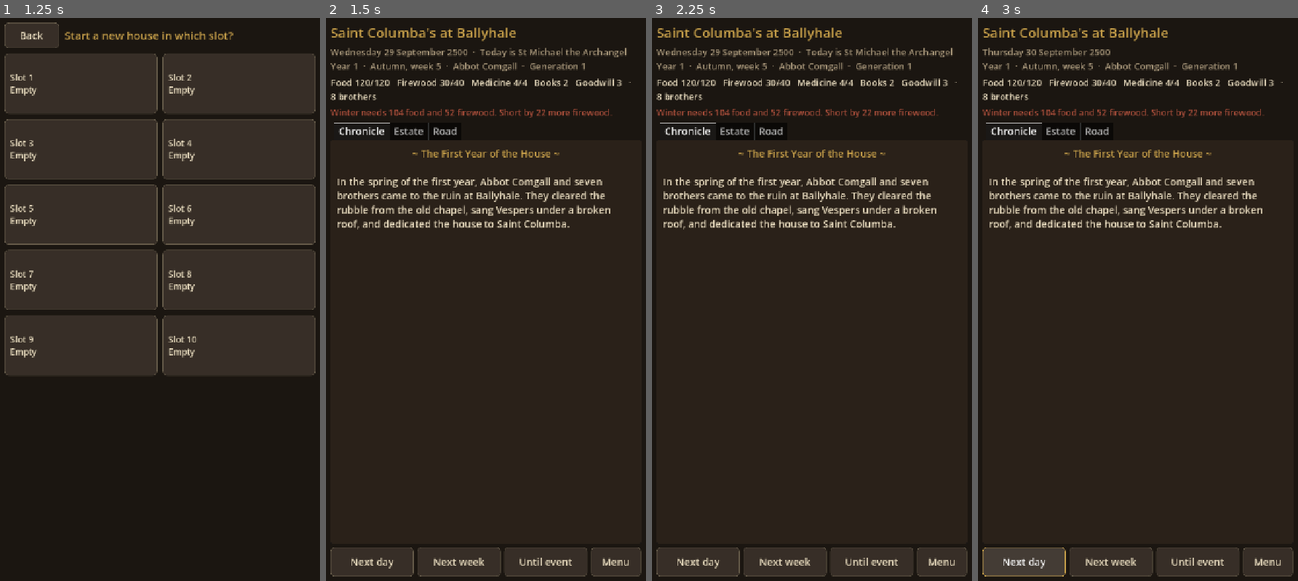
Above: before the commit, frames 1-4 (left to right).
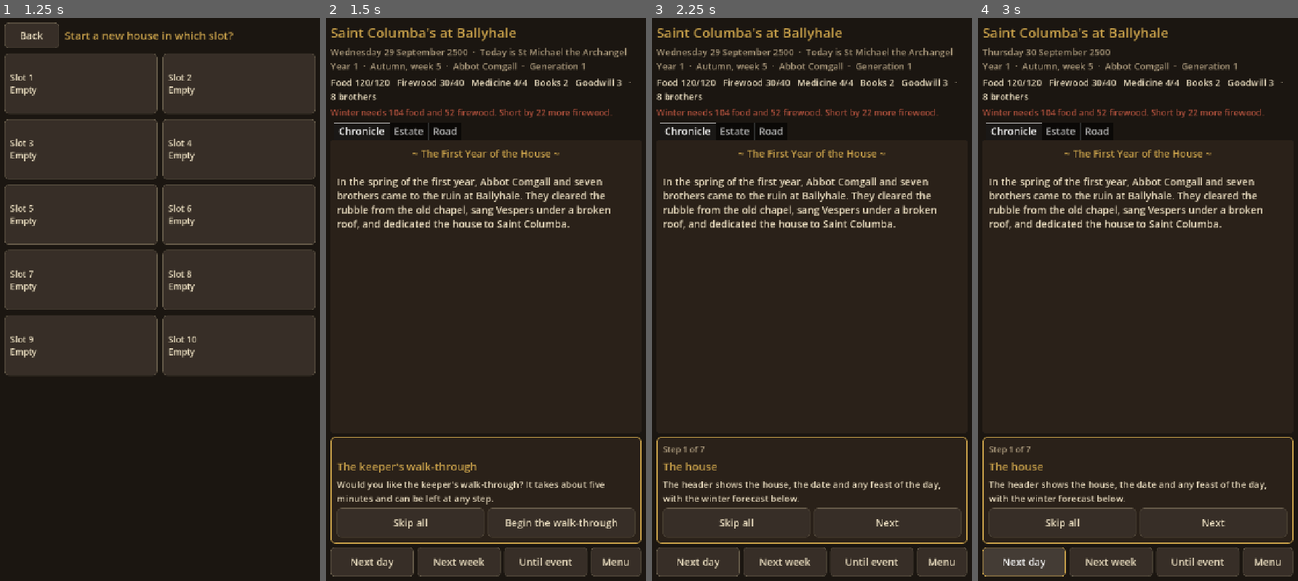
Above: after the commit, the same moments.

Repository: cavaleirobrancopensante/The-Annals
Game: Godot game, scene res://scenes/menu.tscn
Same seed, same stepped clock (60 frames per second), same inputs: the game is played once before the commit and once after it.
Inputs (mouse positions are in pixels of both pictures, inside the frame that each line leads up to):
- Up to frame 1 (1.25 s): click "New house" at 0.5 s
- Up to frame 2 (1.5 s): click "Slot 1 Empty" at 1.25 s
- Up to frame 3 (2.25 s): click (888, 524) at 2 s, where only the run after the commit has a clickable "Begin the walk-through"
- Up to frame 4 (3 s): click "Next day" at 2.75 s

Frame 1 is identical in both runs. In frame 2, 2.4% of the frame differs, in the area x 1-99%, y 74-94%; in frame 3, 2.0%; in frame 4, 2.0%.

Commit message:
Tutorial: the keeper's walk-through on every new house
- Offered once per new house: Begin the walk-through, or Skip all.
- Seven coach cards (the house, the estate, time, first choice, the road, skills and paths, the menu), each with Next and Skip all; the tabs follow the step.
- State is saved with the house; houses saved before it are never offered it.
- Replay the walk-through from the house's Settings.
- Text in English, Brazilian Portuguese and Spanish.

Co-Authored-By: Claude Haiku 5.5 <noreply@anthropic.com>
Claude-Session: https://claude.ai/code/session_01RGTv9gHFZVCefX9kd8APwz

Diff:
--- a/project.godot
+++ b/project.godot
@@ -30,6 +30,7 @@
 EventEngine="*res://scripts/autoload/event_engine.gd"
 Game="*res://scripts/autoload/game.gd"
 Settings="*res://scripts/autoload/settings.gd"
+Tutorial="*res://scripts/autoload/tutorial.gd"
 SaveSystem="*res://scripts/autoload/save_system.gd"
 
 [display]
--- a/scripts/autoload/game.gd
+++ b/scripts/autoload/game.gd
@@ -8,6 +8,7 @@
 
 
 func new_game(seed_value: int = -1) -> void:
+	Tutorial.start_offer()
 	Oracle.start(seed_value)
 	WorldState.new_game()
 	Chronicle.clear()
--- a/scripts/autoload/save_system.gd
+++ b/scripts/autoload/save_system.gd
@@ -35,6 +35,7 @@
 		"road": Road.to_dict(),
 		"rule": Rule.to_dict(),
 		"skirmish": Skirmish.to_dict(),
+		"tutorial": Tutorial.to_dict(),
 	}
 
 
@@ -92,6 +93,8 @@
 	Road.from_dict(data.get("road", {}))
 	Rule.from_dict(data.get("rule", {}))
 	Skirmish.from_dict(data.get("skirmish", {}))
+	# Houses saved before the walk-through existed are never offered it.
+	Tutorial.from_dict(data.get("tutorial", {"state": "done"}))
 	slot = n
 	Settings.set_last_slot(n)
 	if not data.has("summary"):
--- /dev/null
+++ b/scripts/autoload/tutorial.gd
@@ -0,0 +1,62 @@
+extends Node
+## The keeper's walk-through for a new house: an offer, then seven coach cards with Skip all on each.
+## The state is kept in the house's save, so a house is offered it once. Older houses are never offered it.
+## The text is in strings.gd; the screen is in main.gd.
+
+## Each step names its text keys (tut.<name>.title / .text) and the tab it opens (0 chronicle, 1 estate, 2 road).
+const STEPS := [
+	{"name": "house", "tab": 0},
+	{"name": "estate", "tab": 1},
+	{"name": "time", "tab": 0},
+	{"name": "choice", "tab": 0},
+	{"name": "road", "tab": 2},
+	{"name": "paths", "tab": 1},
+	{"name": "menu", "tab": 0},
+]
+
+## "offer" before the walk-through is begun, "active" while it runs, "done" once it is finished or skipped.
+var state := "done"
+var step := 0
+
+
+func start_offer() -> void:
+	state = "offer"
+	step = 0
+
+
+func begin() -> void:
+	state = "active"
+	step = 0
+
+
+func next() -> void:
+	if step + 1 >= STEPS.size():
+		finish()
+	else:
+		step += 1
+
+
+func is_last() -> bool:
+	return step + 1 >= STEPS.size()
+
+
+func finish() -> void:
+	state = "done"
+	step = 0
+
+
+func current_name() -> String:
+	return str(STEPS[step]["name"])
+
+
+func tab() -> int:
+	return int(STEPS[step]["tab"])
+
+
+func to_dict() -> Dictionary:
+	return {"state": state, "step": step}
+
+
+func from_dict(d: Dictionary) -> void:
+	state = str(d.get("state", "done"))
+	step = clampi(int(d.get("step", 0)), 0, STEPS.size() - 1)
--- a/scripts/ui/main.gd
+++ b/scripts/ui/main.gd
@@ -33,6 +33,13 @@
 var controls_box: HBoxContainer
 var fallen_box: VBoxContainer
 var settings_sheet: PanelContainer
+var tutorial_box: PanelContainer
+var _tut_step: Label
+var _tut_title: Label
+var _tut_text: Label
+var _tut_begin: Button
+var _tut_next: Button
+var _tut_skip: Button
 var _built_key := ""
 var notice_dialog: AcceptDialog
 var confirm_dialog: ConfirmationDialog
@@ -55,6 +62,8 @@
 	Settings.changed.connect(_on_settings_changed, CONNECT_DEFERRED)
 	_render_chronicle()
 	_refresh()
+	if Tutorial.state == "active":
+		_show_tutorial_tab()
 	if Game.waiting():
 		_show_event(Game.current_view())
 
@@ -120,6 +129,32 @@
 	choices_box.add_theme_constant_override("separation", 8)
 	ev.add_child(choices_box)
 
+	tutorial_box = PanelContainer.new()
+	tutorial_box.add_theme_stylebox_override("panel", _box(PANEL, GOLD, 2, 10, 14))
+	tutorial_box.visible = false
+	root.add_child(tutorial_box)
+	var tut := VBoxContainer.new()
+	tut.add_theme_constant_override("separation", 8)
+	tutorial_box.add_child(tut)
+	_tut_step = _label(18, DIM)
+	tut.add_child(_tut_step)
+	_tut_title = _label(24, GOLD)
+	tut.add_child(_tut_title)
+	_tut_text = _label(20, PARCHMENT)
+	tut.add_child(_tut_text)
+	var tut_row := HBoxContainer.new()
+	tut_row.add_theme_constant_override("separation", 8)
+	tut.add_child(tut_row)
+	_tut_skip = _button(tr("tut.skip_all"))
+	_tut_skip.pressed.connect(_on_tut_skip)
+	tut_row.add_child(_tut_skip)
+	_tut_next = _button(tr("tut.next"))
+	_tut_next.pressed.connect(_on_tut_next)
+	tut_row.add_child(_tut_next)
+	_tut_begin = _button(tr("tut.begin"))
+	_tut_begin.pressed.connect(_on_tut_begin)
+	tut_row.add_child(_tut_begin)
+
 	settings_sheet = PanelContainer.new()
 	settings_sheet.size_flags_vertical = Control.SIZE_EXPAND_FILL
 	settings_sheet.add_theme_stylebox_override("panel", _box(PANEL, GOLD, 2, 10, 16))
@@ -130,7 +165,9 @@
 	settings_sheet.add_child(settings_scroll)
 	var settings_panel := SettingsPanel.new()
 	settings_panel.size_flags_horizontal = Control.SIZE_EXPAND_FILL
+	settings_panel.show_replay = true
 	settings_panel.back_pressed.connect(_close_settings)
+	settings_panel.replay_pressed.connect(_replay_tutorial)
 	settings_scroll.add_child(settings_panel)
 
 	controls_box = HBoxContainer.new()
@@ -231,6 +268,7 @@
 	controls_box.visible = controls_box.visible and not sheet_open
 	tabs.visible = not sheet_open
 	settings_sheet.visible = sheet_open
+	_refresh_tutorial()
 
 
 func _winter_short() -> bool:
@@ -727,6 +765,57 @@
 	tabs.visible = false
 	event_panel.visible = false
 	controls_box.visible = false
+	tutorial_box.visible = false
+
+
+func _refresh_tutorial() -> void:
+	var on := Tutorial.state != "done" and not WorldState.fallen and not Game.waiting() and not settings_sheet.visible
+	tutorial_box.visible = on
+	if not on:
+		return
+	if Tutorial.state == "offer":
+		_tut_step.text = ""
+		_tut_title.text = tr("tut.offer_title")
+		_tut_text.text = tr("tut.offer_text")
+		_tut_begin.visible = true
+		_tut_next.visible = false
+	else:
+		var name := Tutorial.current_name()
+		_tut_step.text = tr("tut.step_of") % [Tutorial.step + 1, Tutorial.STEPS.size()]
+		_tut_title.text = tr("tut.%s.title" % name)
+		_tut_text.text = tr("tut.%s.text" % name)
+		_tut_begin.visible = false
+		_tut_next.visible = true
+		_tut_next.text = tr("tut.finish") if Tutorial.is_last() else tr("tut.next")
+	_tut_skip.visible = true
+
+
+func _show_tutorial_tab() -> void:
+	if Tutorial.state == "active":
+		tabs.current_tab = Tutorial.tab()
+
+
+func _on_tut_begin() -> void:
+	Tutorial.begin()
+	_show_tutorial_tab()
+	_refresh()
+
+
+func _on_tut_next() -> void:
+	Tutorial.next()
+	_show_tutorial_tab()
+	_refresh()
+
+
+func _on_tut_skip() -> void:
+	Tutorial.finish()
+	_refresh()
+
+
+func _replay_tutorial() -> void:
+	Tutorial.begin()
+	_close_settings()
+	_show_tutorial_tab()
 
 
 func _close_settings() -> void:
--- a/scripts/ui/settings_panel.gd
+++ b/scripts/ui/settings_panel.gd
@@ -3,6 +3,10 @@
 ## The settings list: language flags, text size, two toggles. Used by the main menu and the house's menu sheet.
 
 signal back_pressed
+signal replay_pressed
+
+## Shows the walk-through replay button; only inside a house.
+var show_replay := false
 
 var _flag_buttons := {}
 var _size_buttons := {}
@@ -50,6 +54,10 @@
 	_hint_button = _toggle(tr("settings.hints"), Settings.hints, _on_hints)
 	_confirm_button = _toggle(tr("settings.confirm_close"), Settings.confirm_close, _on_confirm)
 
+	if show_replay:
+		var rep := Style.button(tr("tut.replay"), 64)
+		rep.pressed.connect(func(): replay_pressed.emit())
+		add_child(rep)
 	var back := Style.button(tr("menu.back"), 64)
 	back.pressed.connect(func(): back_pressed.emit())
 	add_child(back)
--- a/scripts/ui/strings.gd
+++ b/scripts/ui/strings.gd
@@ -51,6 +51,28 @@
 	"house.saved_to": ["Saved to:\n%s", "Salvo em:\n%s", "Guardado en:\n%s"],
 	"house.not_saved": ["Could not save the file.", "Não foi possível salvar o arquivo.", "No se pudo guardar el archivo."],
 	"house.next_text": ["The house is a text game. Use Next day, Next week or Until event to move the clock.", "A casa é u …(200 unchanged characters)…
+	"tut.offer_title": ["The keeper's walk-through", "O passeio do guardião", "El recorrido del guardián"],
+	"tut.offer_text": ["Would you like the keeper's walk-through? It takes about five minutes and can be left at any step.", "Quer o passeio guiado pelo guardião? Leva cerca de cinco minutos e pode ser deixado em qualquer passo.", "¿Quieres el recorrido del guardián? Dura unos cinco minutos y puedes dejarlo en cualquier paso."],
+	"tut.begin": ["Begin the walk-through", "Começar o passeio", "Empezar el recorrido"],
+	"tut.next": ["Next", "Próximo", "Siguiente"],
+	"tut.finish": ["Finish", "Concluir", "Terminar"],
+	"tut.skip_all": ["Skip all", "Pular tudo", "Saltar todo"],
+	"tut.step_of": ["Step %d of %d", "Passo %d de %d", "Paso %d de %d"],
+	"tut.replay": ["Replay the walk-through", "Refazer o passeio", "Repetir el recorrido"],
+	"tut.house.title": ["The house", "A casa", "La casa"],
+	"tut.house.text": ["The header shows the house, the date and any feast of the day, with the winter forecast below.", "O topo mostra a casa, a data e a festa do dia, com a previsão do inverno logo abaixo.", "El encabezado muestra la casa, la fecha y la fiesta del día, con el pronóstico del invierno debajo."],
+	"tut.estate.title": ["The estate", "A propriedade", "La propiedad"],
+	"tut.estate.text": ["Each brother has a job, chosen from the drop-down beside his name. Brothers at work build their skills.", "Cada irmão tem um trabalho, escolhido na lista ao lado do nome. Quem trabalha desenvolve suas habilidades.", "Cada hermano tiene un oficio, elegido en la lista junto a su nombre. Quien trabaja desarrolla sus habilidades."],
+	"tut.time.title": ["Time", "O tempo", "El tiempo"],
+	"tut.time.text": ["Next day, Next week and Until event move the clock. The forecast turns red when the winter stores are short.", "Próximo dia, Próxima semana e Até o evento movem o relógio. A previsão fica vermelha quando as reservas do inverno estão baixas.", "Día siguiente, Semana siguiente y Hasta el evento mueven el reloj. El pronóstico se pone rojo cuando las reservas del invierno escasean."],
+	"tut.choice.title": ["Your first choice", "Sua primeira escolha", "Tu primera decisión"],
+	"tut.choice.text": ["When something needs a decision, the event sheet opens. A choice in brackets is a check: 2d6 plus the brother's stat and skill against the difficulty.", "Quando algo exige uma decisão, abre-se a folha do evento. Uma escolha entre colchetes é um teste: 2d6 mais o atributo e a habilidade do irmão contra a dificuldade.", "Cuando algo requiere una decisión, se abre la hoja del evento. Una opción entre corchetes es una prueba: 2d6 más el atributo y la habilidad del hermano contra la dificultad."],
+	"tut.road.title": ["The road", "A estrada", "El camino"],
+	"tut.road.text": ["Tap a place on the map, choose brothers at home and send the party. Parties take weeks to walk there and back.", "Toque num lugar do mapa, escolha irmãos em casa e envie o grupo. A viagem leva semanas, ida e volta.", "Toca un lugar del mapa, elige hermanos en casa y envía el grupo. El viaje dura semanas, ida y vuelta."],
+	"tut.paths.title": ["Skills and paths", "Habilidades e caminhos", "Habilidades y caminos"],
+	"tut.paths.text": ["Skills grow by work and training. A brother's path shows as ? until an event reveals it.", "As habilidades crescem com o trabalho e o treino. O caminho de um irmão aparece como ? até um evento revelá-lo.", "Las habilidades crecen con el trabajo y el entrenamiento. El camino de un hermano aparece como ? hasta que un evento lo revele."],
+	"tut.menu.title": ["The menu", "O menu", "El menú"],
+	"tut.menu.text": ["The Menu button saves the chronicle as text, opens Settings and returns you to the main menu. You can replay this walk-through from Settings.", "O botão Menu salva a crônica em texto, abre as Configurações e leva ao menu principal. Você pode refazer este passeio em Configurações.", "El botón Menú guarda la crónica como texto, abre Ajustes y te lleva al menú principal. Puedes repetir este recorrido desde Ajustes."],
 }
 
 
--- /dev/null
+++ b/tests/tutorial_test.gd
@@ -0,0 +1,46 @@
+extends SceneTree
+## Checks the walk-through's states: the offer, the seven steps, skipping, replay, and the save round trip.
+## godot --headless --path . --script res://tests/tutorial_test.gd
+
+var failures := 0
+var ran := false
+
+
+func _process(_delta: float) -> bool:
+	if ran:
+		return false
+	ran = true
+	var tu = root.get_node("Tutorial")
+	var game = root.get_node("Game")
+	game.new_game()
+	_expect("a new house is offered the walk-through", tu.state, "offer")
+	tu.begin()
+	_expect("beginning starts at the first step", [tu.state, tu.step, tu.current_name()], ["active", 0, "house"])
+	for i in tu.STEPS.size() - 1:
+		tu.next()
+	_expect("the last step is reached", [tu.step, tu.is_last()], [tu.STEPS.size() - 1, true])
+	tu.next()
+	_expect("finishing the last step ends the walk-through", tu.state, "done")
+	tu.begin()
+	tu.finish()
+	_expect("skip all ends it at once", tu.state, "done")
+	tu.begin()
+	_expect("replay starts again from the first step", [tu.state, tu.step], ["active", 0])
+	var saved: Dictionary = tu.to_dict()
+	tu.finish()
+	tu.from_dict(saved)
+	_expect("the state survives a save", [tu.state, tu.step], ["active", 0])
+	tu.from_dict({})
+	_expect("a save without a walk-through is never offered it", tu.state, "done")
+	tu.finish()
+	print("Tutorial checks: %s" % ("all passed" if failures == 0 else "%d failed" % failures))
+	quit(failures)
+	return true
+
+
+func _expect(label: String, got, want) -> void:
+	if got == want:
+		print("ok   %s" % label)
+	else:
+		failures += 1
+		print("FAIL %s: got %s, want %s" % [label, str(got), str(want)])
Not shown, added: scripts/autoload/tutorial.gd.uid
Not shown, added: tests/menu_test.gd.uid
Not shown, added: tests/tutorial_test.gd.uid
Not shown, changed: docs/MENUS.md
